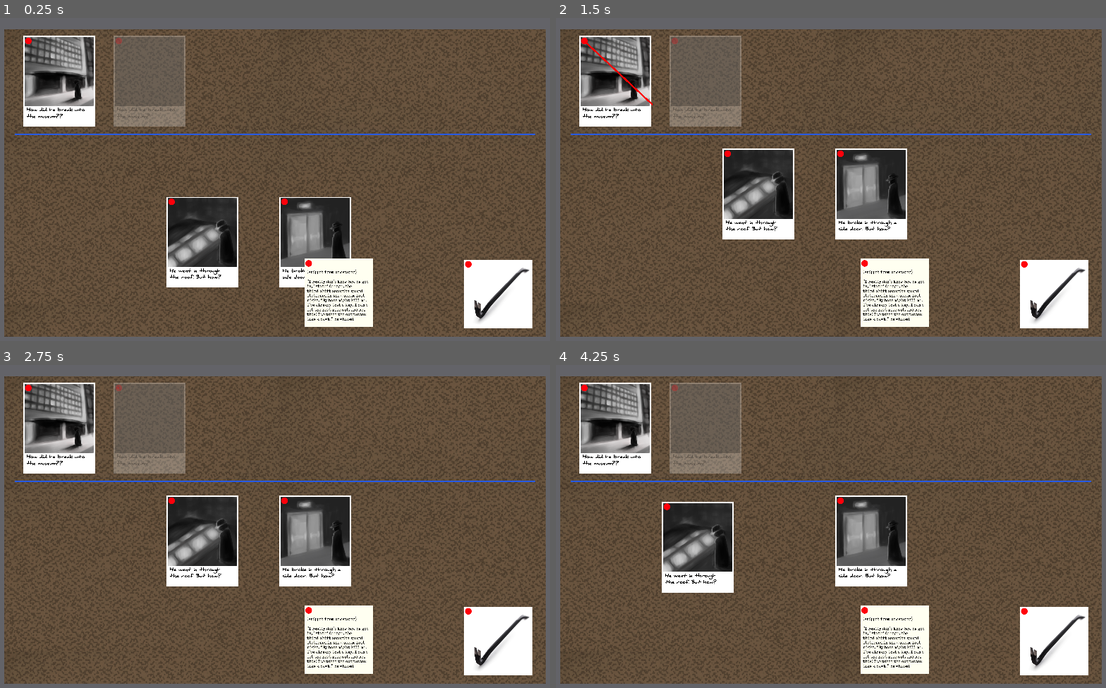
Above: before the commit, frames 1-4 (two rows, left to right).
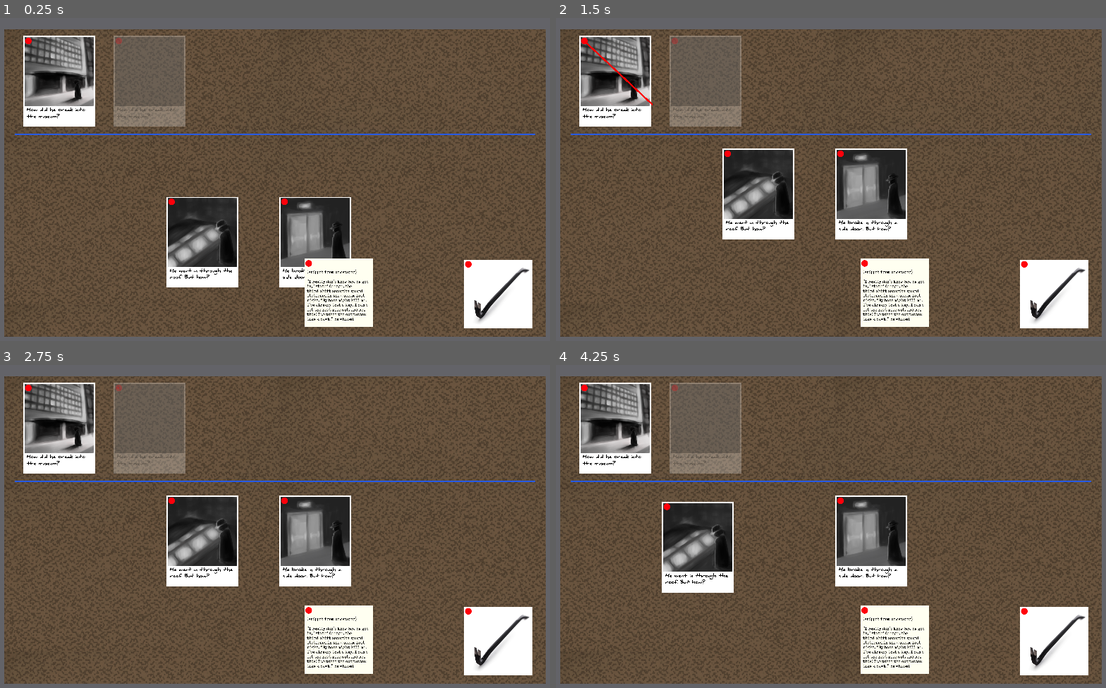
Above: after the commit, the same moments.

Repository: IanWark/VGADGameJamWinter2019
Game: Godot game, scene res://scenes/game_screen.tscn
Same seed, same stepped clock (60 frames per second), same inputs: the game is played once before the commit and once after it.
Inputs (mouse positions are in pixels of both pictures, inside the frame that each line leads up to):
- Up to frame 1 (0.25 s): no input
- Up to frame 2 (1.5 s): drag from (583, 40) to (704, 82) at 0.52 s; tap Enter at 1.25 s; drag from (616, 82) to (726, 153) at 1.27 s
- Up to frame 3 (2.75 s): tap Space at 2 s; move the mouse to (121, 387) at 2.02 s; press the mouse at (121, 387) at 2.03 s
- Up to frame 4 (4.25 s): release the mouse at (677, 387) at 2.75 s; tap Enter at 2.75 s; drag from (704, 429) to (726, 500) at 2.77 s; tap Space at 3.5 s; drag from (726, 500) to (677, 387) at 3.52 s

The runs differ from the first frame. In frame 1, 0.2% of the frame differs, in the area x 4-56%, y 27-81%; in frame 2, 0.3%; in frame 3, 0.3%; in frame 4, 0.3%, in the area x 4-63%, y 27-68%.

Commit message:
remove the double question marks????

Diff:
--- a/scenes/events/event.tscn
+++ b/scenes/events/event.tscn
@@ -99,9 +99,9 @@
 anchor_top = 1.0
 anchor_right = 1.0
 anchor_bottom = 1.0
-margin_left = -238.0
+margin_left = -235.0
 margin_top = -471.0
-margin_right = -290.0
+margin_right = -270.0
 margin_bottom = -334.0
 rect_pivot_offset = Vector2( 0, 0 )
 rect_clip_content = true
@@ -122,7 +122,7 @@
 scroll_following = true
 selection_enabled = false
 override_selected_font_color = false
-_sections_unfolded = [ "custom_colors", "custom_fonts" ]
+_sections_unfolded = [ "Margin", "custom_colors", "custom_fonts" ]
 
 [node name="pin" parent="background" index="2" instance=ExtResource( 6 )]
 
--- a/scenes/events/event_0_jam.tscn
+++ b/scenes/events/event_0_jam.tscn
@@ -3,6 +3,10 @@
 [ext_resource path="res://scenes/events/event.tscn" type="PackedScene" id=1]
 [ext_resource path="res://scripts/events/event_0_jam.gd" type="Script" id=2]
 
-[node name="event_0_jam" instance=ExtResource( 1 )]
+[node name="event_0_jam" index="0" instance=ExtResource( 1 )]
 
 script = ExtResource( 2 )
+
+[node name="Label" parent="background" index="1"]
+
+text = "How did he break into the museum?"
